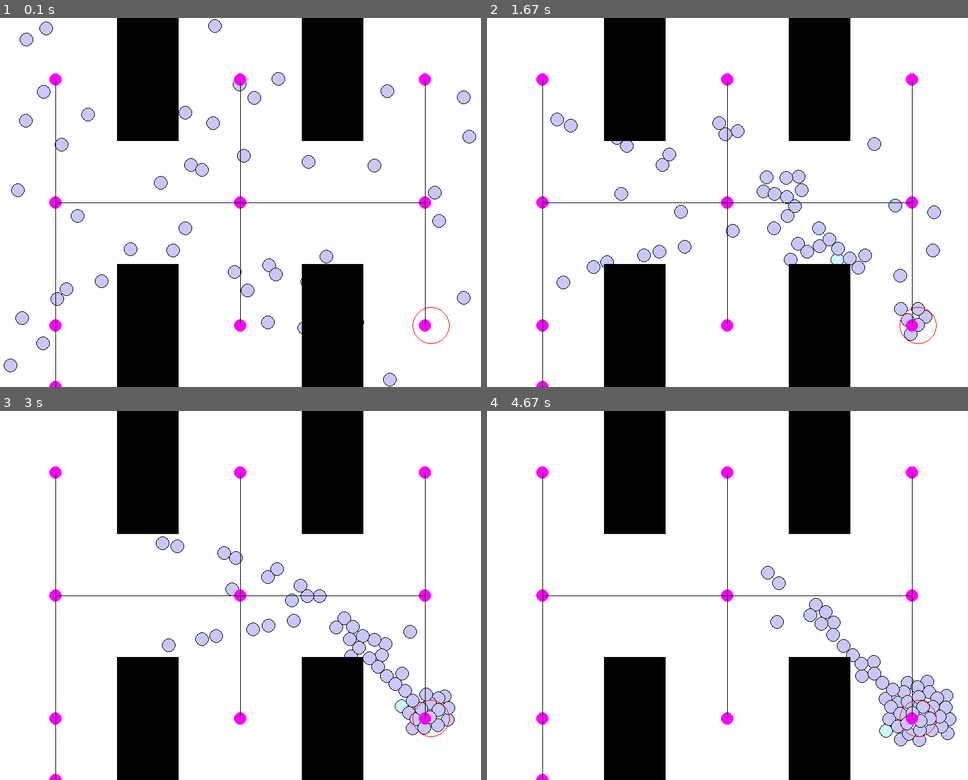
Above: before the commit, frames 1-4 (two rows, left to right).
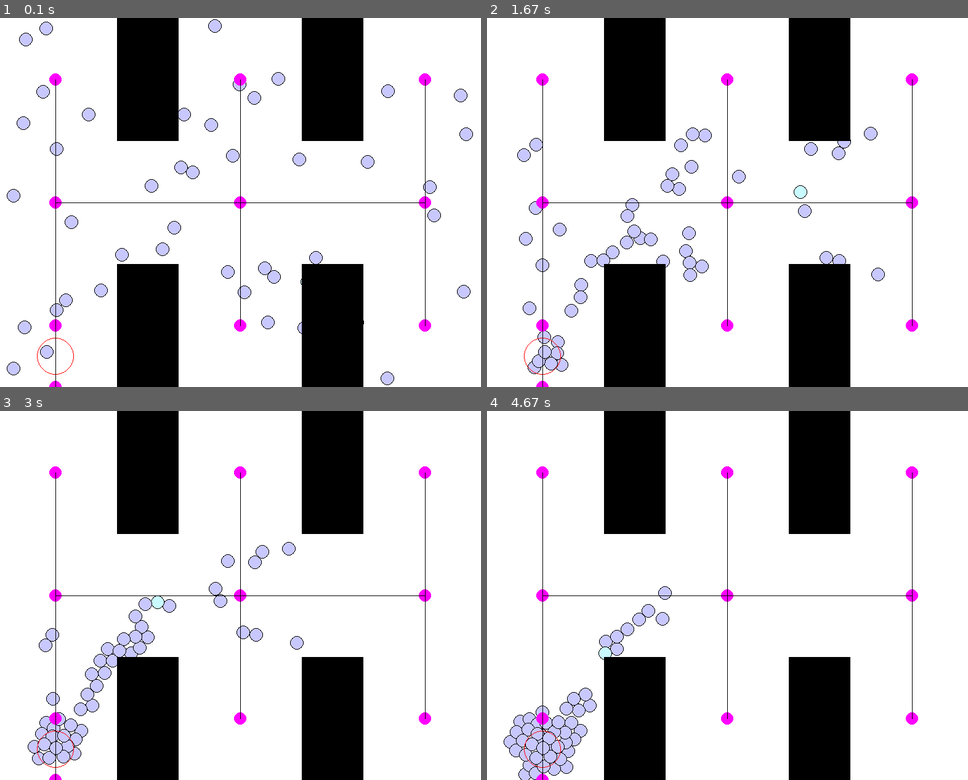
Above: after the commit, the same moments.

Repository: vicalbiter/crsim
Game: pygame game, started from main.py
The game is run twice, just before and just after one commit, with the same random seed, the same clock (stepped at 60 frames per second) and the same inputs.
Inputs (mouse positions are in pixels of both pictures, inside the frame that each line leads up to):
- Up to frame 1 (0.1 s): no input
- Up to frame 2 (1.67 s): click (886, 191) at 0.38 s
- Up to frame 3 (3 s): click (226, 532) at 1.72 s
- Up to frame 4 (4.67 s): press the mouse at (713, 532) at 3.1 s; move the mouse to (660, 595) at 3.2 s; move the mouse to (612, 661) at 3.3 s; release the mouse at (612, 661) at 3.33 s; click (578, 732) at 3.78 s; click (631, 625) at 4.12 s

The runs differ from the first frame. In frame 1, 3.5% of the frame differs, in the area x 0-99%, y 4-100%; in frame 2, 7.1%, in the area x 6-95%, y 25-97%; in frame 3, 7.0%; in frame 4, 6.5%.

Commit message:
Change BFS

Diff:
--- a/main.py
+++ b/main.py
@@ -63,18 +63,26 @@
     def bfs(self, initial, goal, navgraph):
         q = []
         current = initial
-        visited = []
-        for i in range(len(navgraph.gpoints)):
-            visited.append(False)
+        visited = set([initial])
+        #for i in range(len(navgraph.gpoints)):
+        #    visited.append(False)
 
         while current.pos.x != goal.pos.x or current.pos.y != goal.pos.y:
+            # Highly optimizible
             neighbors = navgraph.neighbors(current.pos)
+            # Highly optimizible
             for p in neighbors:
-                idp = self.getID(p, navgraph.gpoints)
-                if visited[idp] == False:
-                    q.insert(0, Node(current, p))
-                    visited[idp] = True
+                node = Node(current, p)
+                if node not in visited:
+                    q.insert(0, node)
+                    visited.add(node)
             current = q.pop()
+            #for p in neighbors:
+            #    idp = self.getID(p, navgraph.gpoints)
+            #    if visited[idp] == False:
+            #        q.insert(0, Node(current, p))
+            #        visited[idp] = True
+            #current = q.pop()
         path = []
         while current != None:
             path.insert(0, current.pos)
@@ -114,7 +122,7 @@
             #a.prevpos = Vector2(a.pos.x, a.pos.y)
             #a.pos = Vector2(uniform(300, 500), uniform(200, 400))
             #a.target = Vector2(uniform(0, w), uniform(0, h))
-            a.target = Vector2(710, 500)
+            a.target = Vector2(100, 550)
             #a.target = Vector2(a.pos.x, a.pos.y)
             a.priority = i
             a.id = i
